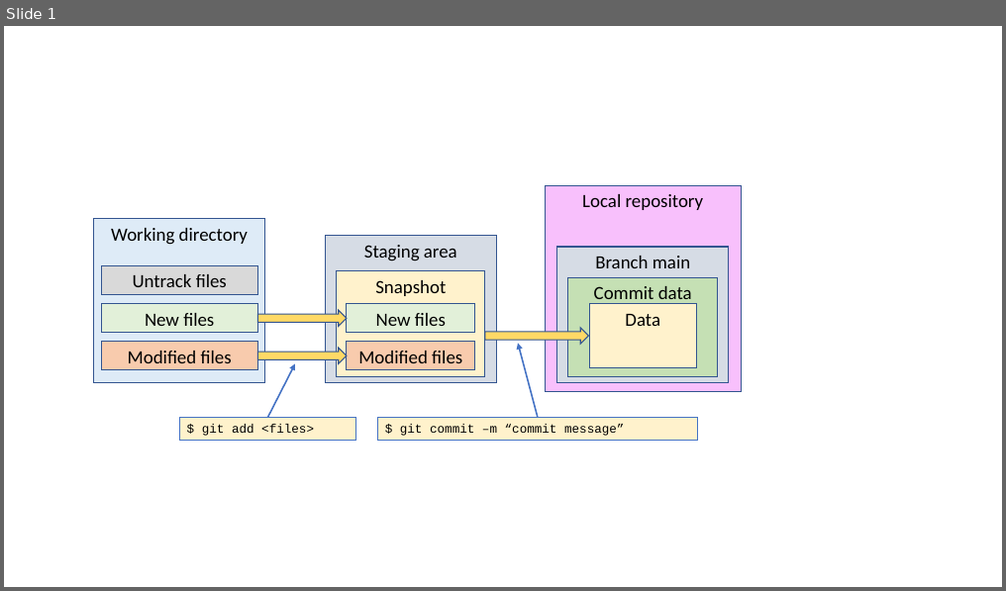
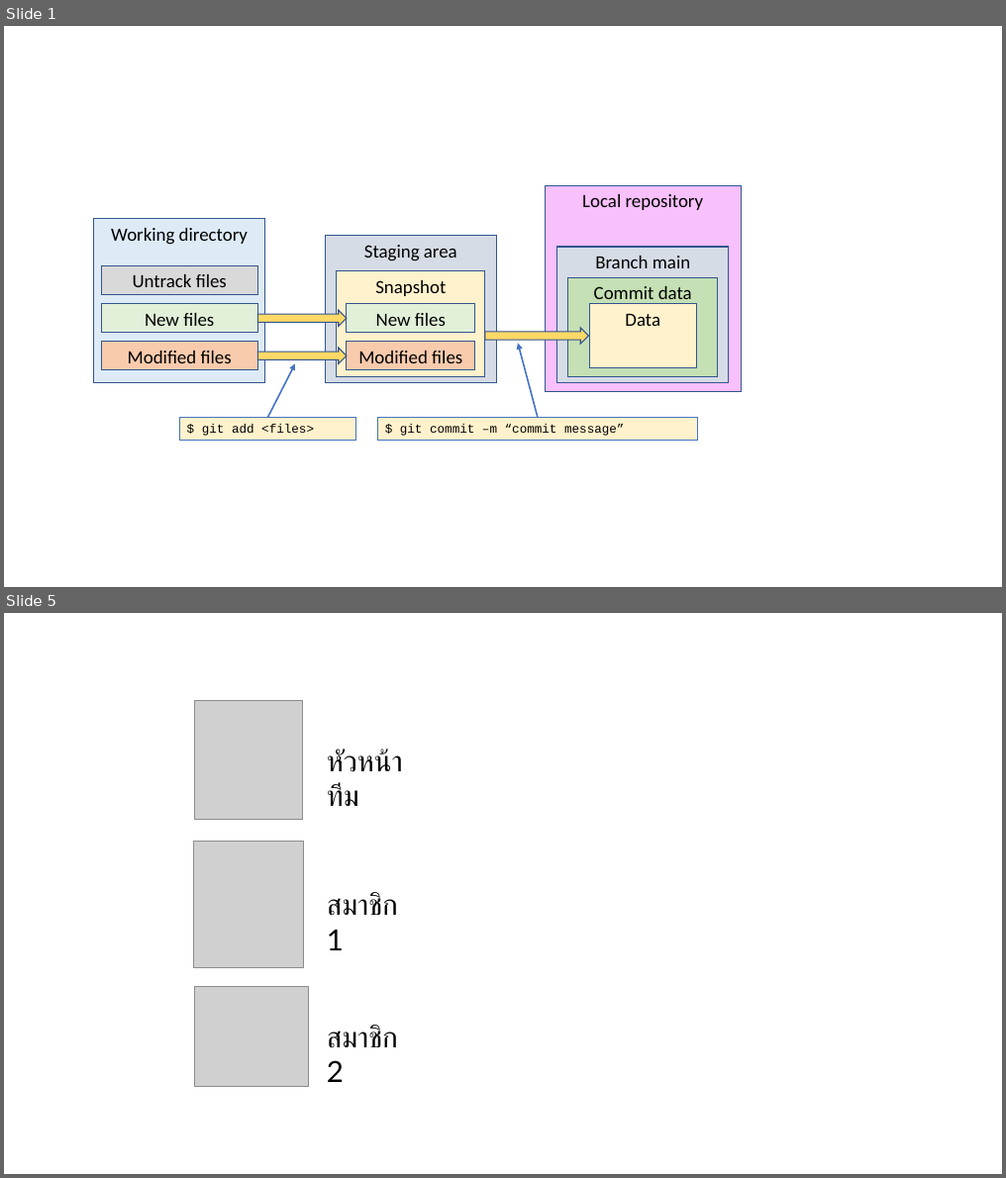
Before and after one commit to COM-LAB-I-2565/COM-LAB-I-LabSheet-2, a slide deck: Documents/Image & capture.pptx. Shown one above the other, each under a label of ours: slide 1 before the commit, slides 1 and 5 after it; the slides between them are not shown. The pictures are 1006x591 and 1006x1178 pixels, drawn with LibreOffice and Linux fonts; fonts in the diff are those of the drawing; grey boxes stand for pictures. Boxes give left, top, right and bottom in pixels: in the first picture for what was removed or moved away, otherwise in the second. Text is boxed around its words. In the diff, an @@ line names an element or a change of style, - is before the commit and + after.

```diff
--- a/Documents/Image & capture.pptx
+++ b/Documents/Image & capture.pptx
@@ slide 5 added at [4, 613, 1002, 1174], background #FFFFFF @@
@@ picture added at [194, 700, 303, 820] @@
@@ text added at [327, 749, 403, 806], 28 pt, text #000000 @@
+หัวหน้าทีม
@@ picture added at [193, 841, 303, 967] @@
@@ text added at [327, 892, 398, 951], 28 pt, text #000000 @@
+สมาชิก 1
@@ picture added at [195, 987, 309, 1087] @@
@@ text added at [327, 1025, 398, 1082], 28 pt, text #000000 @@
+สมาชิก 2
```
Also in this commit, not shown: 24 other slides added.
